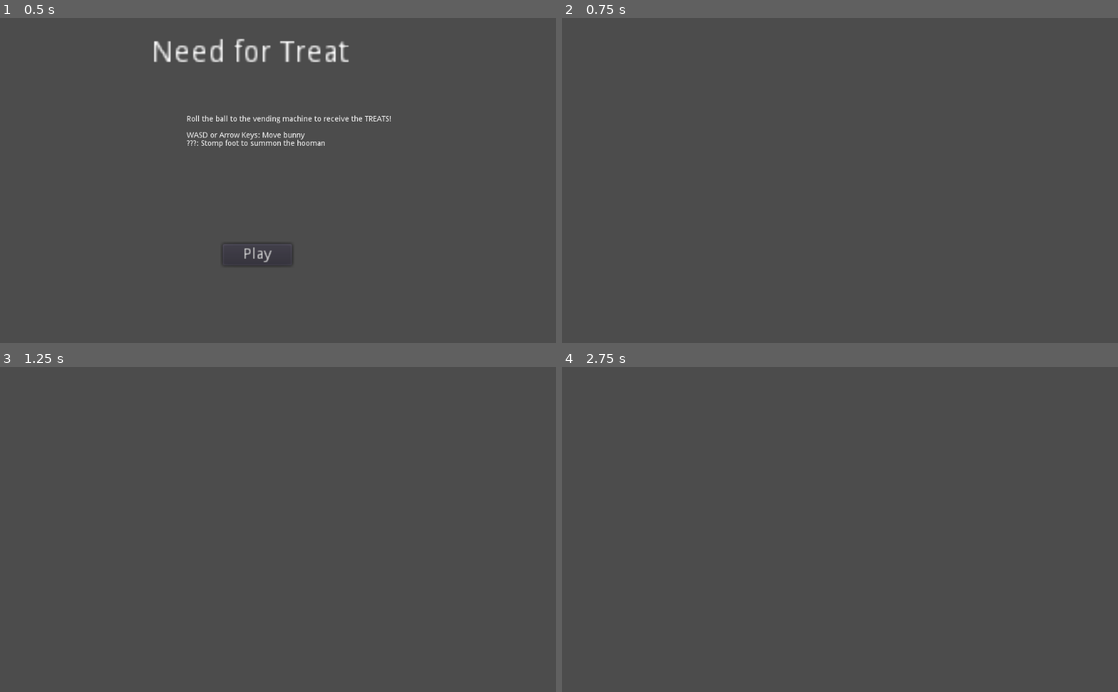
Above: before the commit, frames 1-4 (two rows, left to right).
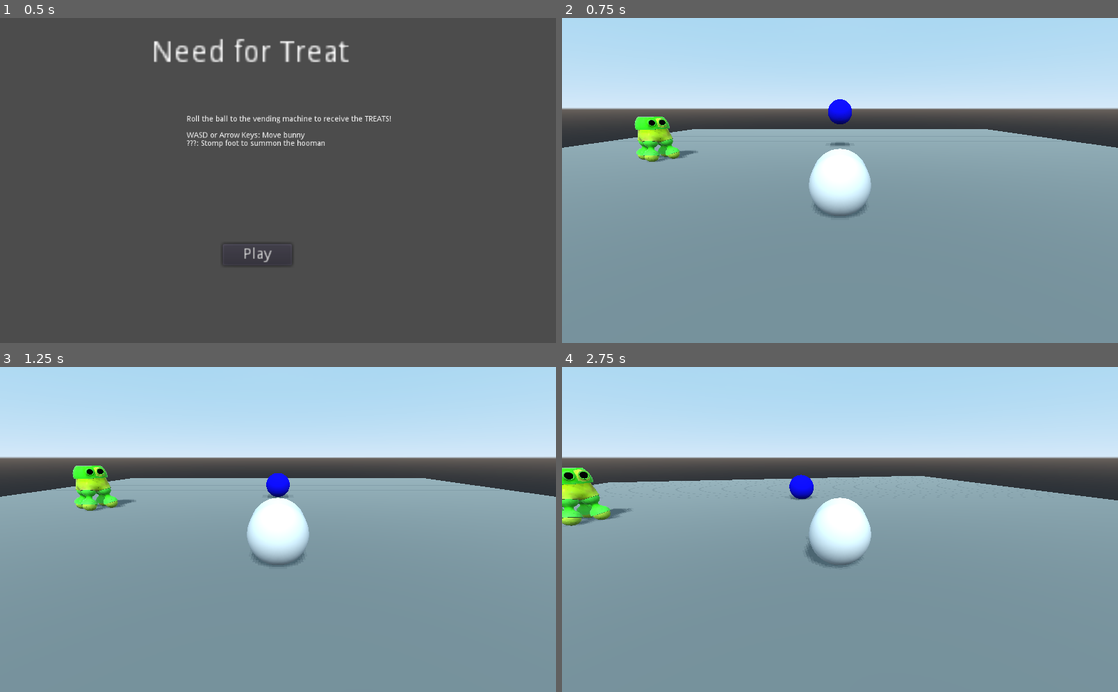
Above: after the commit, the same moments.

Repository: ajahar/FGJ_2021
Game: Godot game, scene res://GameScenes/Menu.tscn
Two runs of this game, one before a commit and one after it. Both use one fixed random seed, a clock stepped at 60 frames per second and the inputs below.
Inputs:
- Up to frame 1 (0.5 s): no input
- Up to frame 2 (0.75 s): click "Play" at 0.5 s
- Up to frame 3 (1.25 s): no input
- Up to frame 4 (2.75 s): hold D (right) 1.28-2.03 s; hold A (left) from 2.03 s (still down)

Frame 1 is identical in both runs. In frame 2, 95% of the frame differs, in the area x 0-100%, y 0-100%; in frame 3, 94%; in frame 4, 94%.

Commit message:
Add some actors to play scene

Diff:
--- a/Actors/Player.gd
+++ b/Actors/Player.gd
@@ -1,6 +1,6 @@
 extends KinematicBody
 
-const MOVEMENT_SPEED = 5
+const MOVEMENT_SPEED = 8
 const ROTATION_SPEED = 5
 
 # Called when the node enters the scene tree for the first time.
--- a/GameScenes/Play.tscn
+++ b/GameScenes/Play.tscn
@@ -1,3 +1,48 @@
-[gd_scene format=2]
+[gd_scene load_steps=8 format=2]
+
+[ext_resource path="res://Actors/Player.tscn" type="PackedScene" id=1]
+[ext_resource path="res://Actors/Ball.tscn" type="PackedScene" id=2]
+[ext_resource path="res://Actors/Robo.tscn" type="PackedScene" id=3]
+[ext_resource path="res://Systems/FollowCamera.tscn" type="PackedScene" id=4]
+
+[sub_resource type="SpatialMaterial" id=1]
+albedo_color = Color( 0.462745, 0.482353, 0.482353, 1 )
+
+[sub_resource type="PlaneMesh" id=2]
+material = SubResource( 1 )
+size = Vector2( 50, 50 )
+
+[sub_resource type="BoxShape" id=3]
+extents = Vector3( 25, 1, 25 )
 
 [node name="Play" type="Spatial"]
+
+[node name="DirectionalLight" type="DirectionalLight" parent="."]
+transform = Transform( 1, 0, 0, 0, 0.707107, 0.707107, 0, -0.707107, 0.707107, 0, 14.9921, 12.5608 )
+light_color = Color( 0.980392, 0.980392, 0.941176, 1 )
+light_energy = 0.5
+light_indirect_energy = 0.5
+shadow_enabled = true
+
+[node name="Floor" type="StaticBody" parent="."]
+
+[node name="Plane" type="MeshInstance" parent="Floor"]
+mesh = SubResource( 2 )
+material/0 = null
+
+[node name="CollisionShape" type="CollisionShape" parent="Floor"]
+transform = Transform( 1, 0, 0, 0, 1, 0, 0, 0, 1, 0, -1, 0 )
+shape = SubResource( 3 )
+
+[node name="Player" parent="." instance=ExtResource( 1 )]
+transform = Transform( 1, 0, 0, 0, 1, 0, 0, 0, 1, 0, 1, 8.304 )
+
+[node name="Robo" parent="." instance=ExtResource( 3 )]
+transform = Transform( 0.565356, 0, 0.824847, 0, 1, 0, -0.824847, 0, 0.565356, -12.5564, 0, 0 )
+
+[node name="Ball" parent="." instance=ExtResource( 2 )]
+transform = Transform( 1, 0, 0, 0, 1, 0, 0, 0, 1, 0, 3.21796, -4.10866 )
+
+[node name="FollowCamera" parent="." instance=ExtResource( 4 )]
+transform = Transform( 1, 0, 0, 0, 0.819152, 0.573577, 0, -0.573577, 0.819152, 0, 6.27128, 15.186 )
+target_node = NodePath("../Player")
